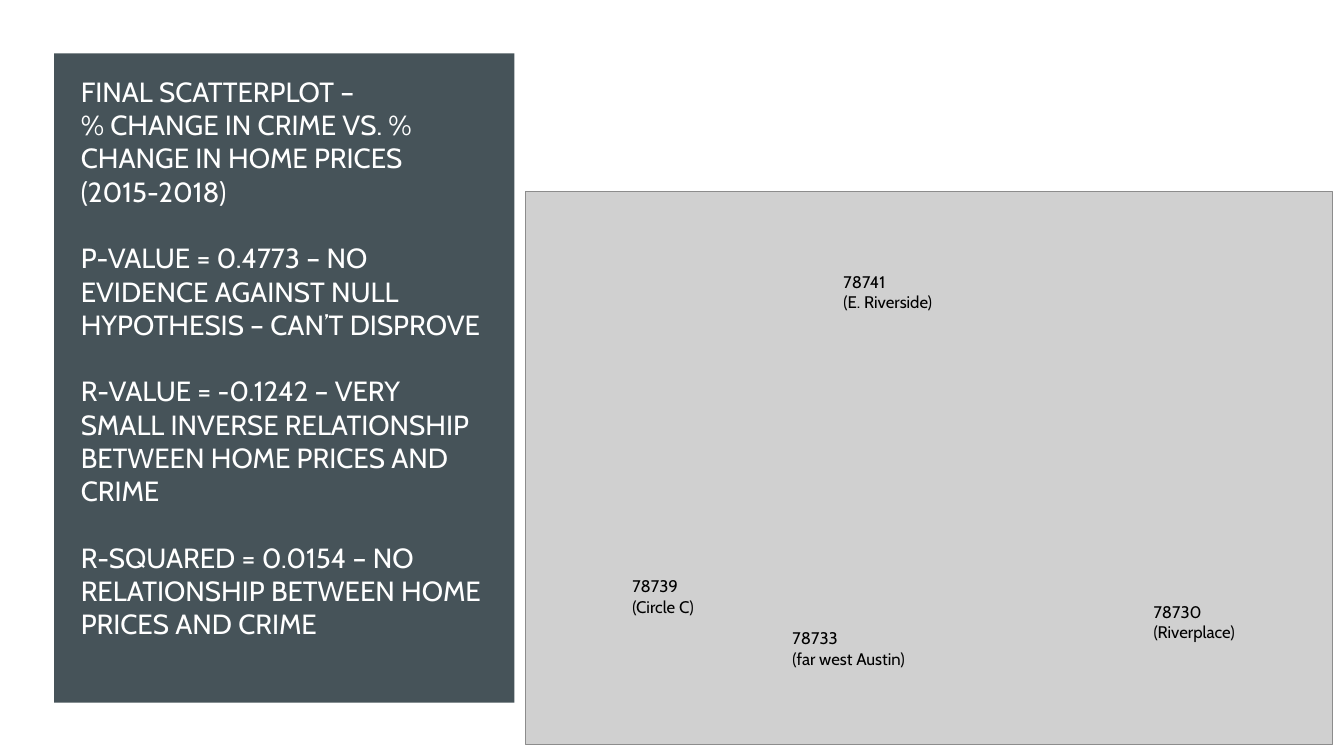
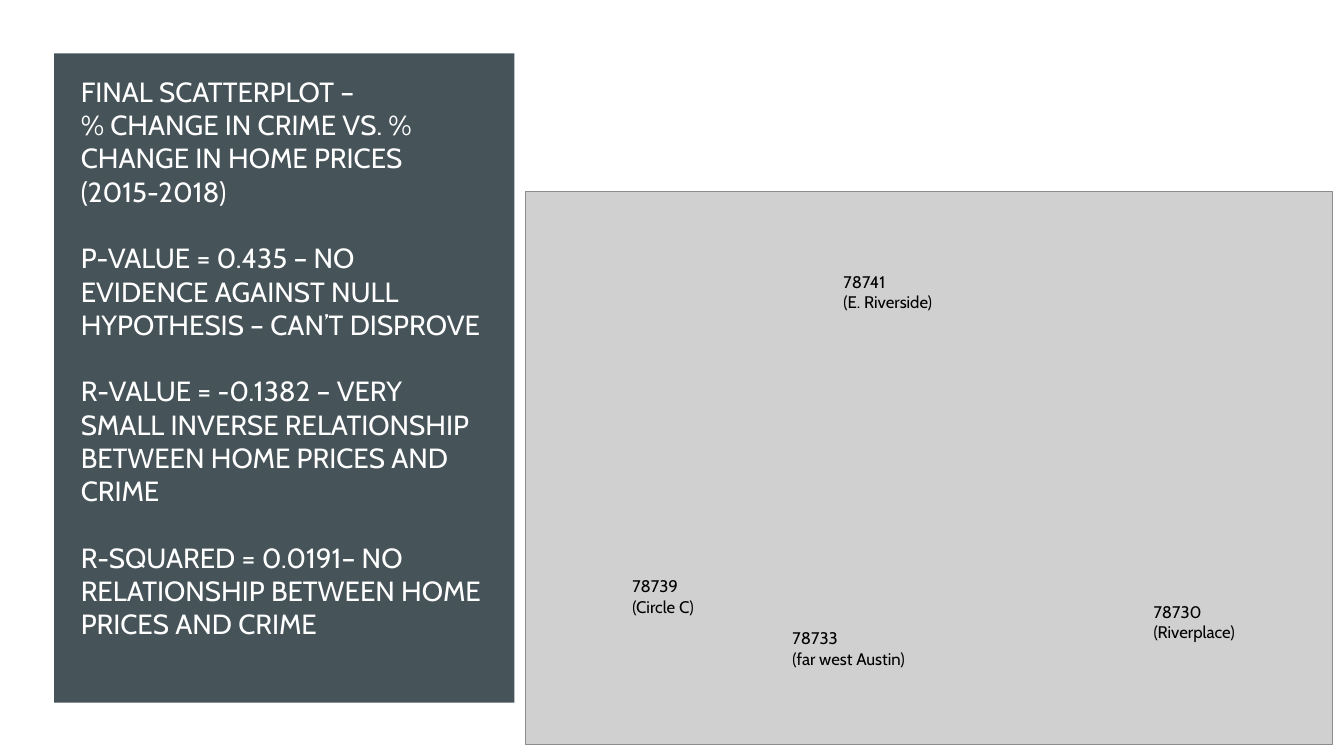
Before and after one commit to bhavinidata/AustinCrimeAndPropertyPriceAnalysis, a slide deck: slide 15 of Team 4 - UT Data Analytics Bootcamp Project1.pptx. Drawn at 1344x756 pixels with LibreOffice and Linux fonts; fonts in the diff are those of the drawing; grey boxes stand for pictures. Boxes give left, top, right and bottom in pixels: in the first picture for what was removed or moved away, otherwise in the second. Text is boxed around its words. In the diff, an @@ line names an element or a change of style, - is before the commit and + after.

```diff
--- a/Team 4 - UT Data Analytics Bootcamp Project1.pptx
+++ b/Team 4 - UT Data Analytics Bootcamp Project1.pptx
@@ title at (81,82,481,635): text changed @@
-FINAL SCATTERPLOT –
-% CHANGE IN CRIME VS. % CHANGE IN HOME PRICES (2015-2018)
-P-VALUE = 0.4773 – NO EVIDENCE AGAINST NULL HYPOTHESIS – CAN’T DISPROVE
-R-VALUE = -0.1242 – VERY SMALL INVERSE RELATIONSHIP BETWEEN HOME PRICES AND CRIME
-R-SQUARED = 0.0154 – NO RELATIONSHIP BETWEEN HOME PRICES AND CRIME
+FINAL SCATTERPLOT –
+% CHANGE IN CRIME VS. % CHANGE IN HOME PRICES (2015-2018)
+P-VALUE = 0.435 – NO EVIDENCE AGAINST NULL HYPOTHESIS – CAN’T DISPROVE
+R-VALUE = -0.1382 – VERY SMALL INVERSE RELATIONSHIP BETWEEN HOME PRICES AND CRIME
+R-SQUARED = 0.0191– NO RELATIONSHIP BETWEEN HOME PRICES AND CRIME
```
Also in this commit, not shown: 2 other files.
